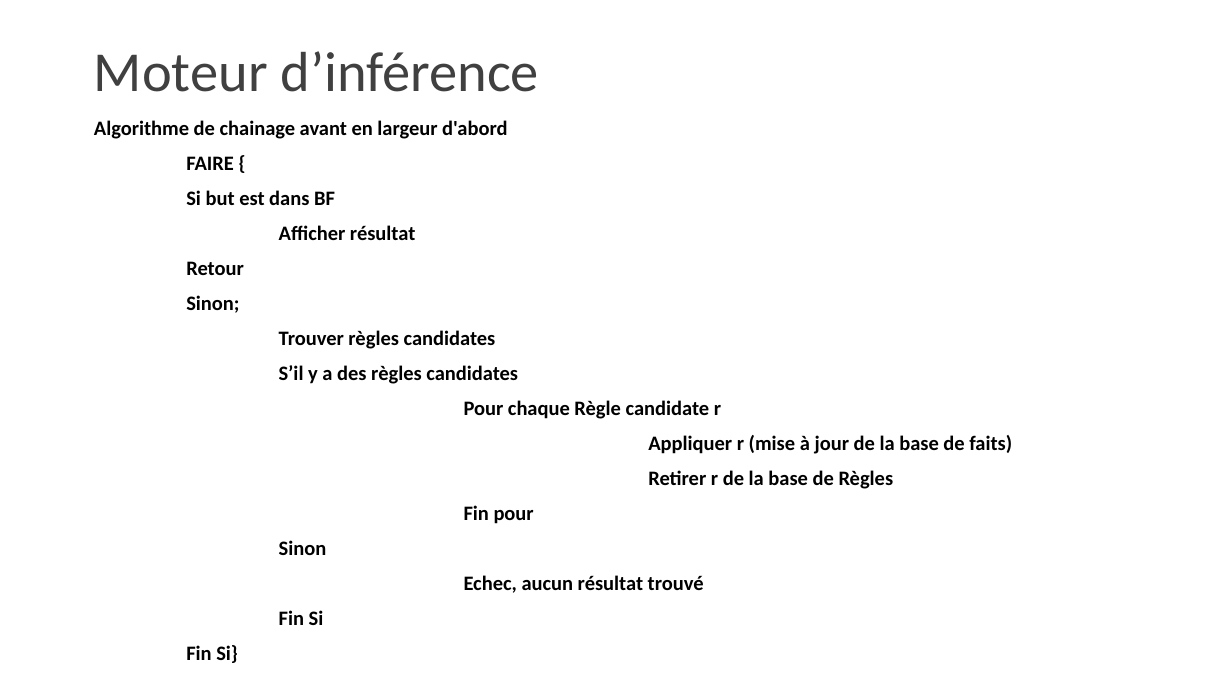
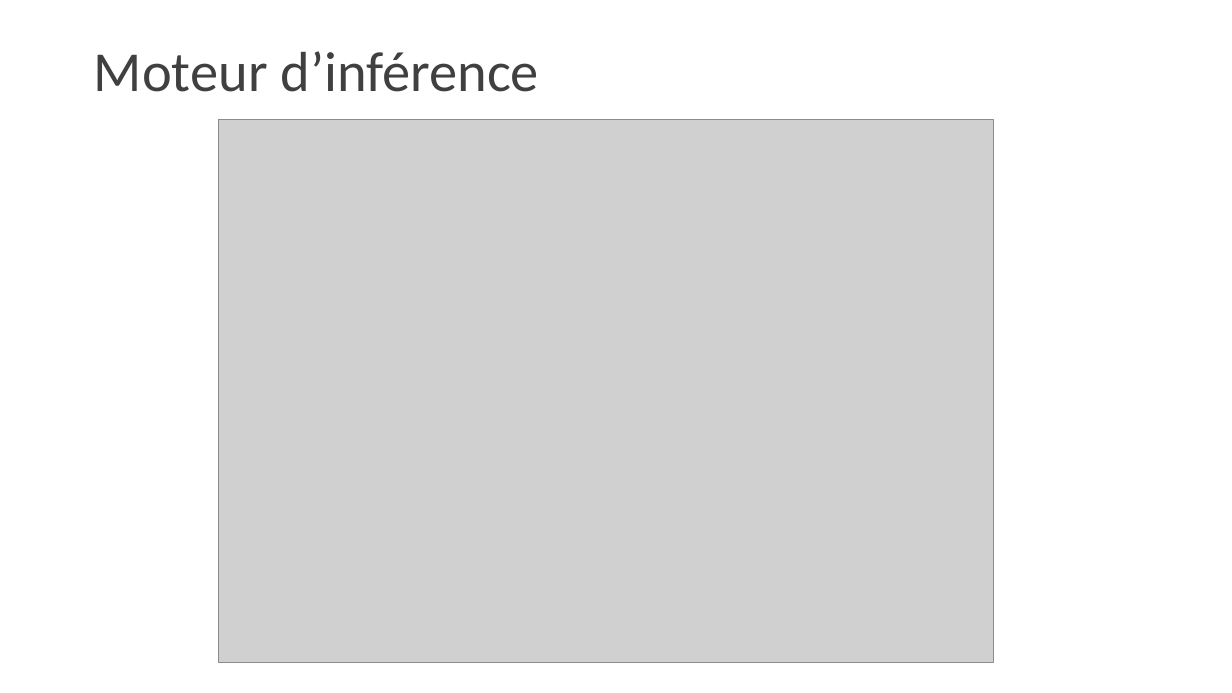
Before and after one commit to anthonygal/AI_Surf_Expert_System, a slide deck: slide 10 of Soutenance_Projet.pptx. Drawn at 1232x693 pixels with LibreOffice and Linux fonts; fonts in the diff are those of the drawing; grey boxes stand for pictures; background and template pictures are left out. Boxes give left, top, right and bottom in pixels: in the first picture for what was removed or moved away, otherwise in the second. Text is boxed around its words. In the diff, an @@ line names an element or a change of style, - is before the commit and + after.

```diff
--- a/Soutenance_Projet.pptx
+++ b/Soutenance_Projet.pptx
@@ picture added at box(219, 119, 994, 663) @@
@@ text removed at box(94, 120, 1012, 663) @@
-Algorithme de chainage avant en largeur d'abord
-FAIRE {
-Si but est dans BF
-Afficher résultat
-Retour
-Sinon;
-Trouver règles candidates
-S’il y a des règles candidates
-Pour chaque Règle candidate r
-Appliquer r (mise à jour de la base de faits)
-Retirer r de la base de Règles
-Fin pour
-Sinon
-Echec, aucun résultat trouvé
-Fin Si
-Fin Si}
```
Also in this commit, not shown: 2 other slides changed, 1 other file.
